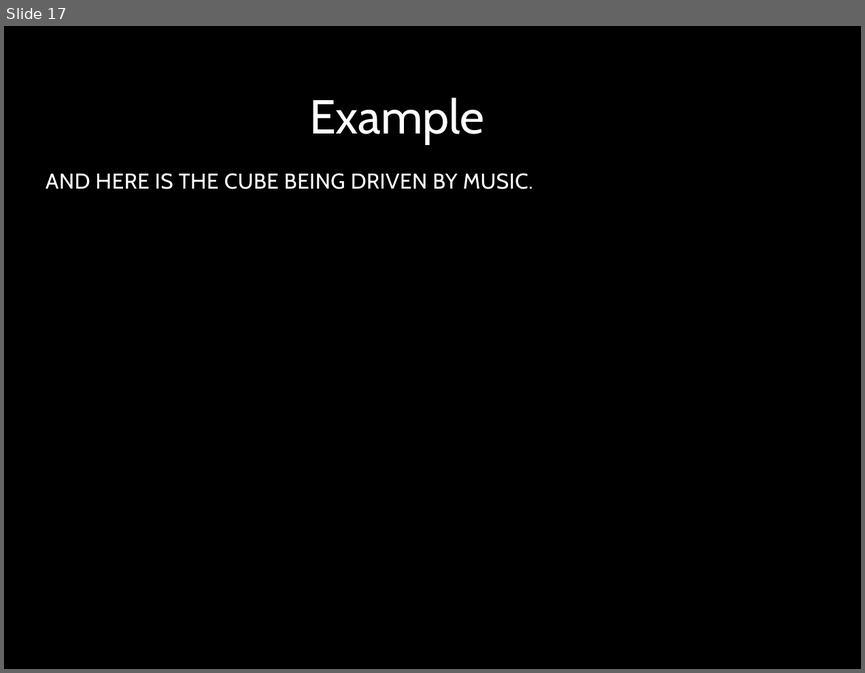
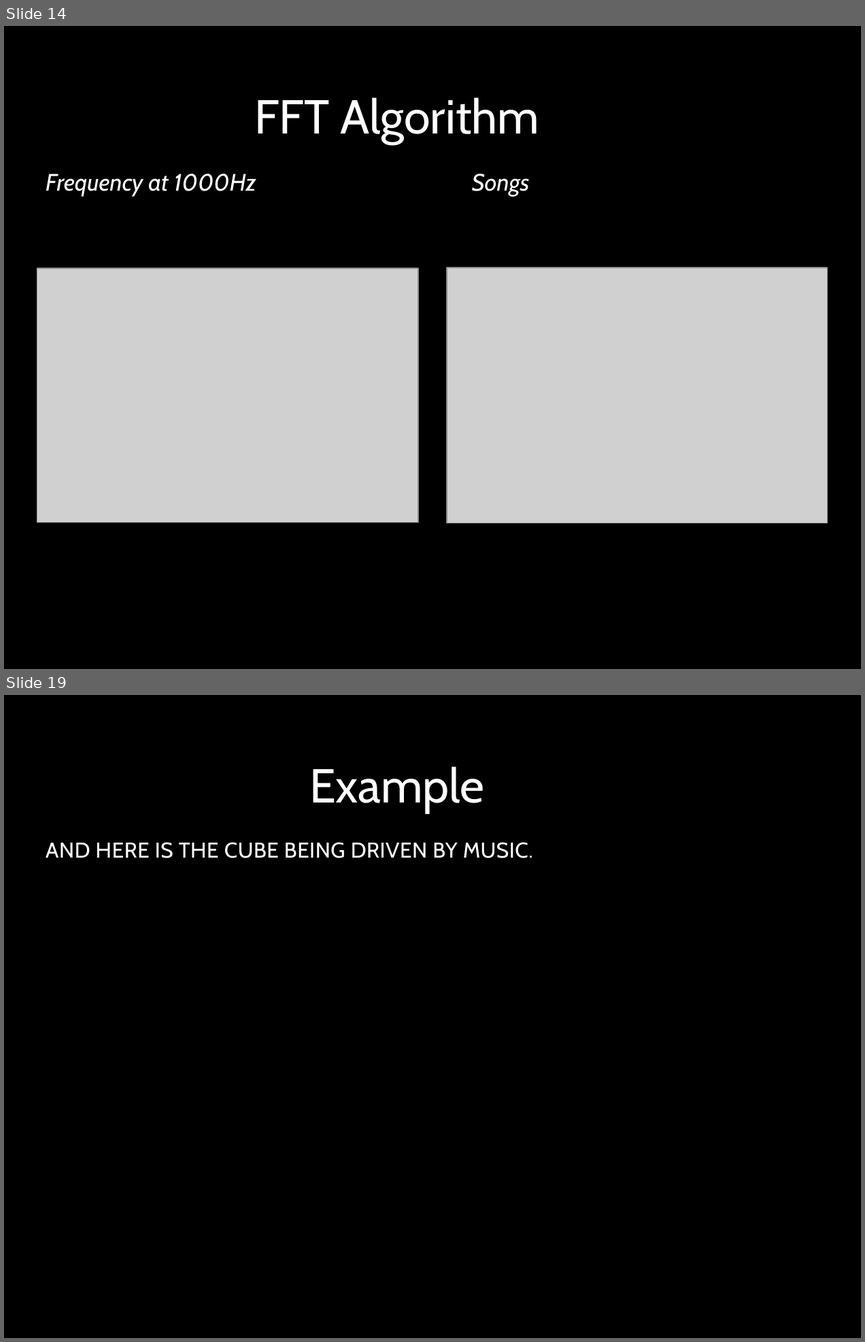
Before and after one commit to jjliang/5x5x5LEDCubeArduino, a slide deck: 5x5x5 LED Cube.pptx. Shown one above the other, each under a label of ours: slide 17 before the commit, slides 14 and 19 after it; the slides between them are not shown. The pictures are 865x673 and 865x1342 pixels, drawn with LibreOffice and Linux fonts; fonts in the diff are those of the drawing; grey boxes stand for pictures; background and template pictures are left out. Boxes give left, top, right and bottom in pixels: in the first picture for what was removed or moved away, otherwise in the second. Text is boxed around its words. In the diff, an @@ line names an element or a change of style, - is before the commit and + after.

Commit message:
Updated Power Point
Add one slide (Variables for FFT)
Edit some of the slides.
Add pictures

```diff
--- a/5x5x5 LED Cube.pptx
+++ b/5x5x5 LED Cube.pptx
@@ slide 14 added at box(4, 26, 861, 669), background picture (left out); not listed: 1 template element that a slide beside it also shows @@
@@ title added at box(254, 97, 539, 144), 40 pt, text #FFFFFF @@
+FFT Algorithm
@@ text added at box(45, 174, 256, 197), 20 pt, text #FFFFFF, italic @@
+Frequency at 1000Hz
@@ text added at box(472, 174, 530, 197), 20 pt, text #FFFFFF, italic @@
+Songs
@@ picture added at box(37, 269, 419, 523) @@
@@ picture added at box(447, 267, 827, 523) @@
@@ what was slide 17 is now slide 19 @@
```
Also in this commit, not shown: 5 slides changed, 1 other slide added.
